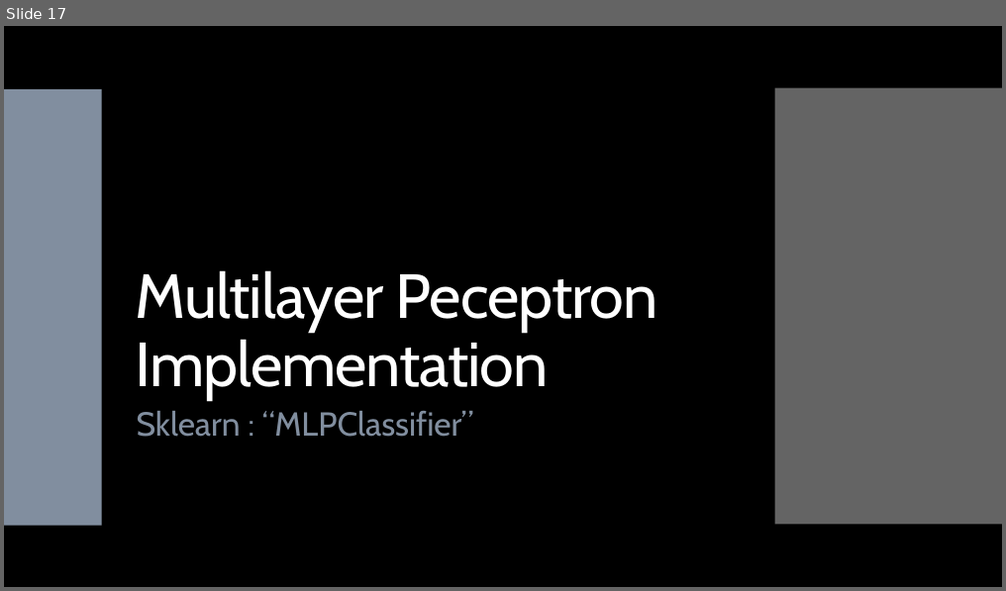
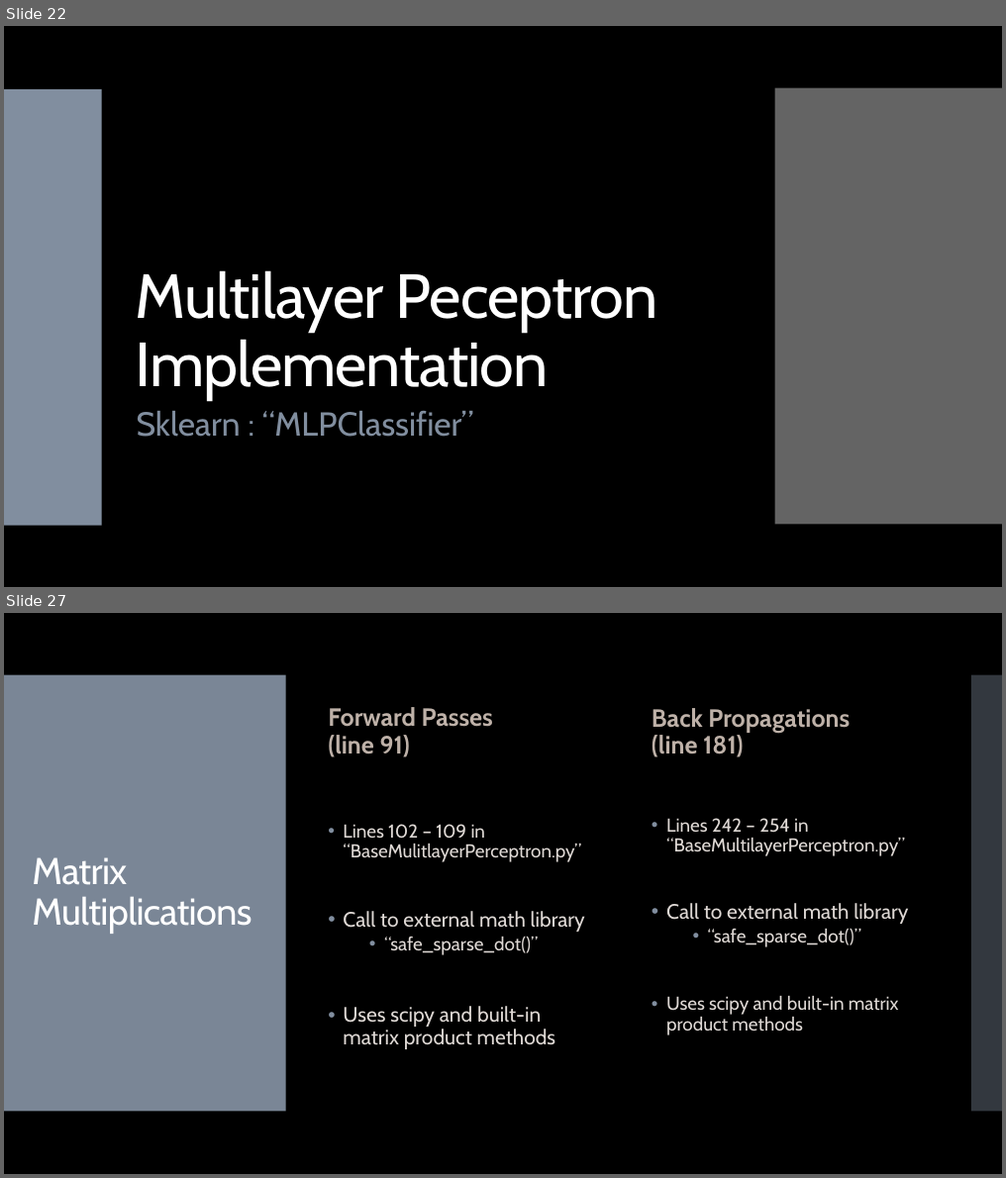
Before and after one commit to landonbuell/Convolutional-Neural-Networks, a slide deck: Presentations/11_03_2020/Training a Multilayer Perceptron with Stochastic Gradient Descent.pptx. Shown one above the other, each under a label of ours: slide 17 before the commit, slides 22 and 27 after it; the slides between them are not shown. The pictures are 1006x591 and 1006x1178 pixels, drawn with LibreOffice and Linux fonts; fonts in the diff are those of the drawing. Boxes give left, top, right and bottom in pixels: in the first picture for what was removed or moved away, otherwise in the second. Text is boxed around its words. In the diff, an @@ line names an element or a change of style, - is before the commit and + after.

Commit message:
10 March 2020
- nearly completed MLP SGD implementation source code breakdown
- Found places to imliment approx computations, possibly speed up computations
- Nearly finished slide show, requires a few more details on back propagation
- Need to touch up word doucment as well

```diff
--- a/Presentations/11_03_2020/Training a Multilayer Perceptron with Stochastic Gradient Descent.pptx
+++ b/Presentations/11_03_2020/Training a Multilayer Perceptron with Stochastic Gradient Descent.pptx
@@ slide 27 added at box(4, 613, 1002, 1174), background #000000; not listed: 2 template elements that a slide beside it also shows @@
@@ text added at box(328, 707, 493, 758), 24 pt, text #BEB1A8, bold @@
+Forward Passes
+(line 91)
@@ text added at box(651, 708, 849, 758), 24 pt, text #BEB1A8, bold @@
+Back Propagations
+(line 181)
@@ text added at box(666, 818, 908, 1036), 18 pt, text #DED8D4 @@
+• Lines 242 – 254 in “BaseMultilayerPerceptron.py”
+• Call to external math library
+  • “safe_sparse_dot()”
+• Uses scipy and built-in matrix product methods
@@ text added at box(343, 824, 585, 1050), 20 pt, text #DED8D4 @@
+• Lines 102 – 109 in “BaseMulitlayerPerceptron.py”
+• Call to external math library
+  • “safe_sparse_dot()”
+• Uses scipy and built-in matrix product methods
@@ title added at box(32, 858, 252, 934), 36 pt, text #FFFFFF @@
+Matrix Multiplications
@@ what was slide 17 is now slide 22 @@
```
Also in this commit, not shown: 17 slides changed, 5 other slides added, 2 other files.
